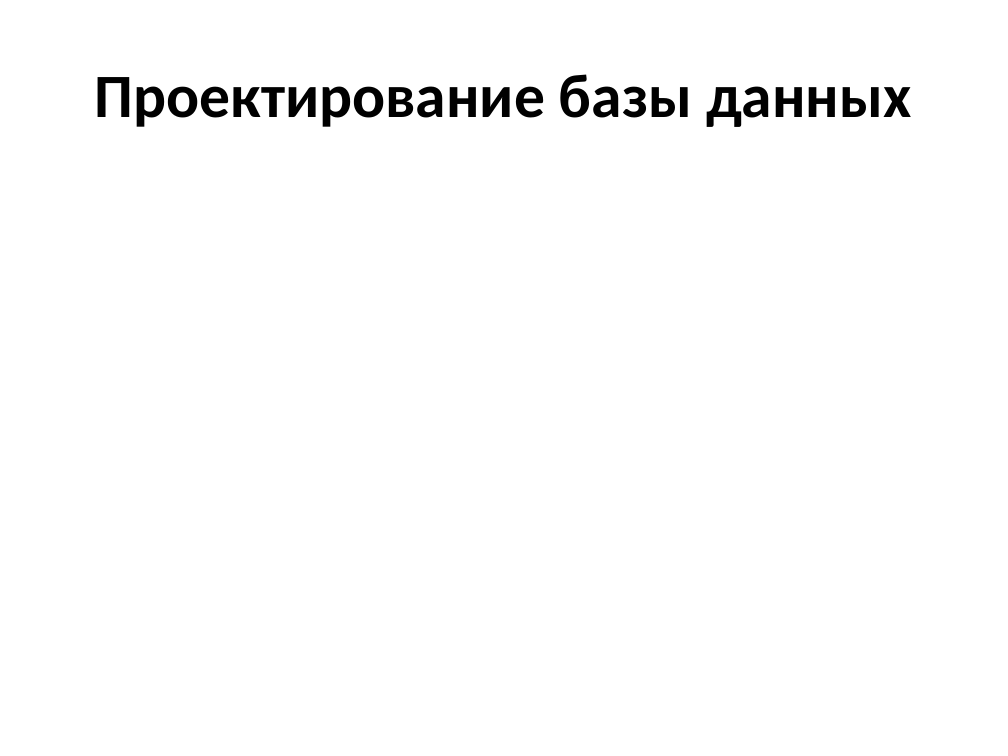
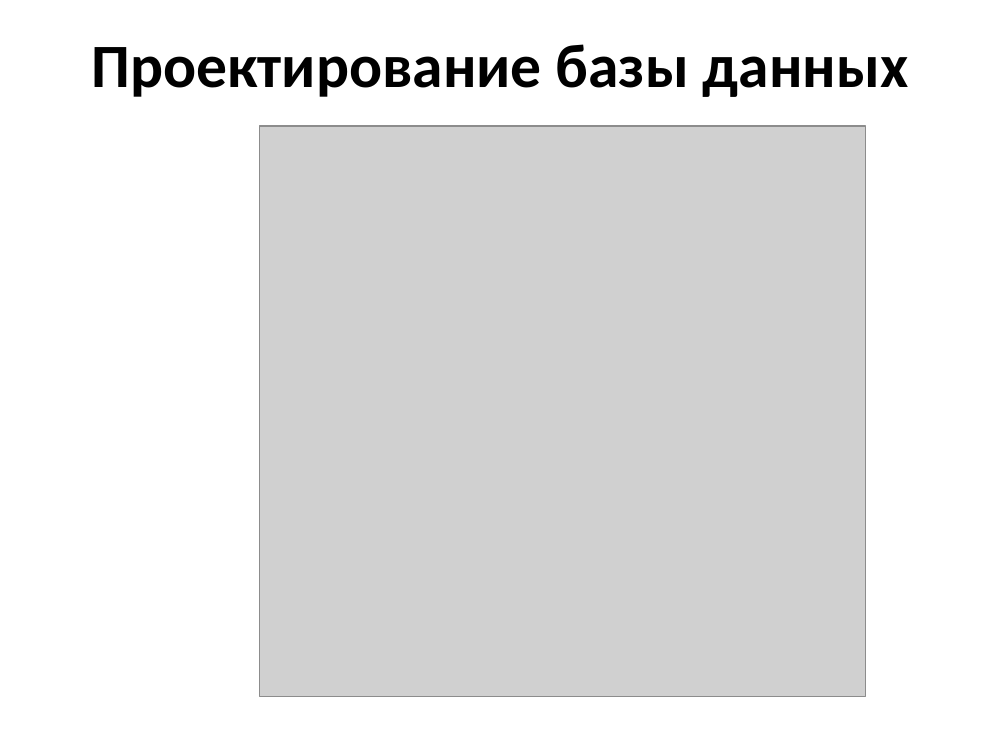
Before and after one commit to JulkaBotalova/NIR, a slide deck: slide 13 of НИР/Выступление 14.05.pptx (slide 12 before the commit). Drawn at 1008x756 pixels with LibreOffice and Linux fonts; fonts in the diff are those of the drawing; grey boxes stand for pictures. Boxes give left, top, right and bottom in pixels: in the first picture for what was removed or moved away, otherwise in the second. Text is boxed around its words. In the diff, an @@ line names an element or a change of style, - is before the commit and + after.

```diff
--- a/НИР/Выступление 14.05.pptx
+++ b/НИР/Выступление 14.05.pptx
@@ title "Проектирование базы данных": place and size @@
-title "Проектирование базы данных" at box(95, 74, 911, 127)
+title "Проектирование базы данных" at box(92, 44, 908, 97)
@@ picture added at box(260, 126, 866, 697) @@
```
Also in this commit, not shown: 1 other slide changed, 4 slides added, 1 slide removed, 1 other file.
